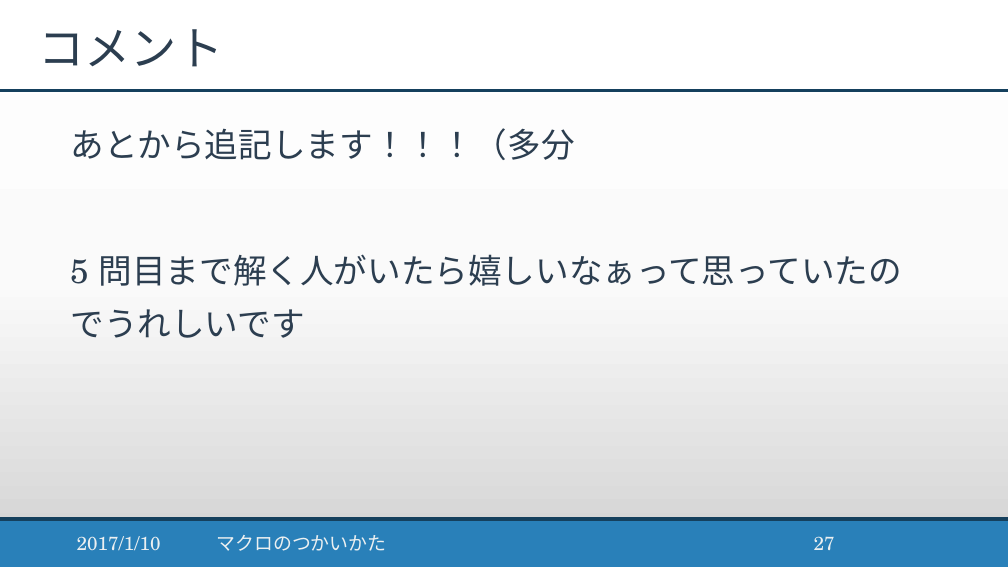
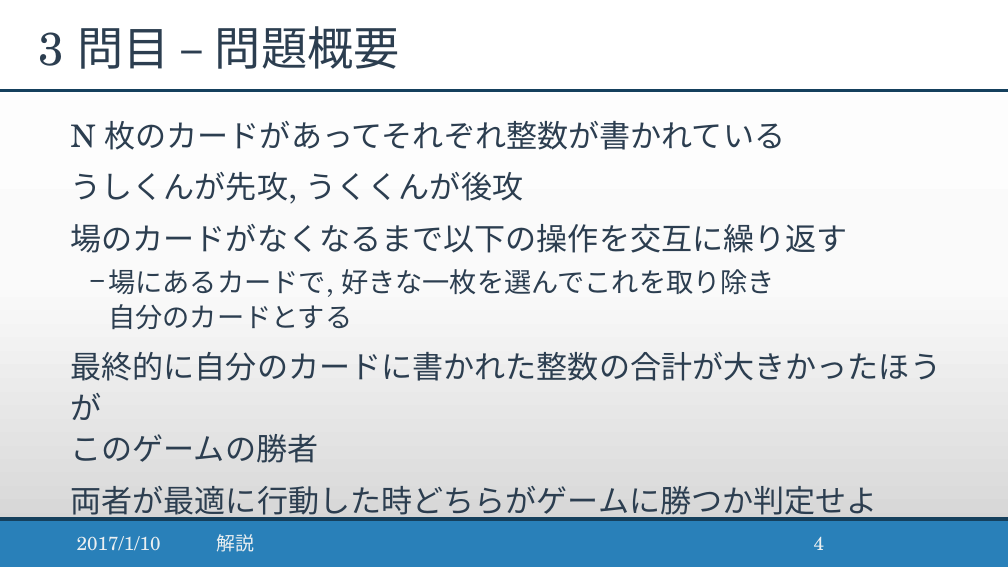
Before and after one commit to ei1333/ei1333.github.io, a slide deck: slide 4 of ei1333.pptx (slide 27 before the commit). Drawn at 1008x567 pixels with LibreOffice and Linux fonts; fonts in the diff are those of the drawing. Boxes give left, top, right and bottom in pixels: in the first picture for what was removed or moved away, otherwise in the second. Text is boxed around its words. In the diff, an @@ line names an element or a change of style, - is before the commit and + after.

```diff
--- a/ei1333.pptx
+++ b/ei1333.pptx
@@ title at (38, 26, 400, 69): text changed @@
-コメント
+3 問目 – 問題概要
@@ text at (71, 121, 942, 520): text changed; size 32 to 29.6 pt @@
-  あとから追記します！！！（多分
-  5 問目まで解く人がいたら嬉しいなぁって思っていたのでうれしいです
+  N 枚のカードがあってそれぞれ整数が書かれている
+  うしくんが先攻, うくくんが後攻
+  場のカードがなくなるまで以下の操作を交互に繰り返す
+  − 場にあるカードで, 好きな一枚を選んでこれを取り除き
+    自分のカードとする
+  最終的に自分のカードに書かれた整数の合計が大きかったほうが
+  このゲームの勝者
+  両者が最適に行動した時どちらがゲームに勝つか判定せよ
@@ text at (216, 534, 254, 552): text changed @@
-マクロのつかいかた
+解説
@@ page number at (814, 537, 825, 550): text changed @@
-27
+4
```
Also in this commit, not shown: 25 other slides changed, 1 slide added, 1 other file.
